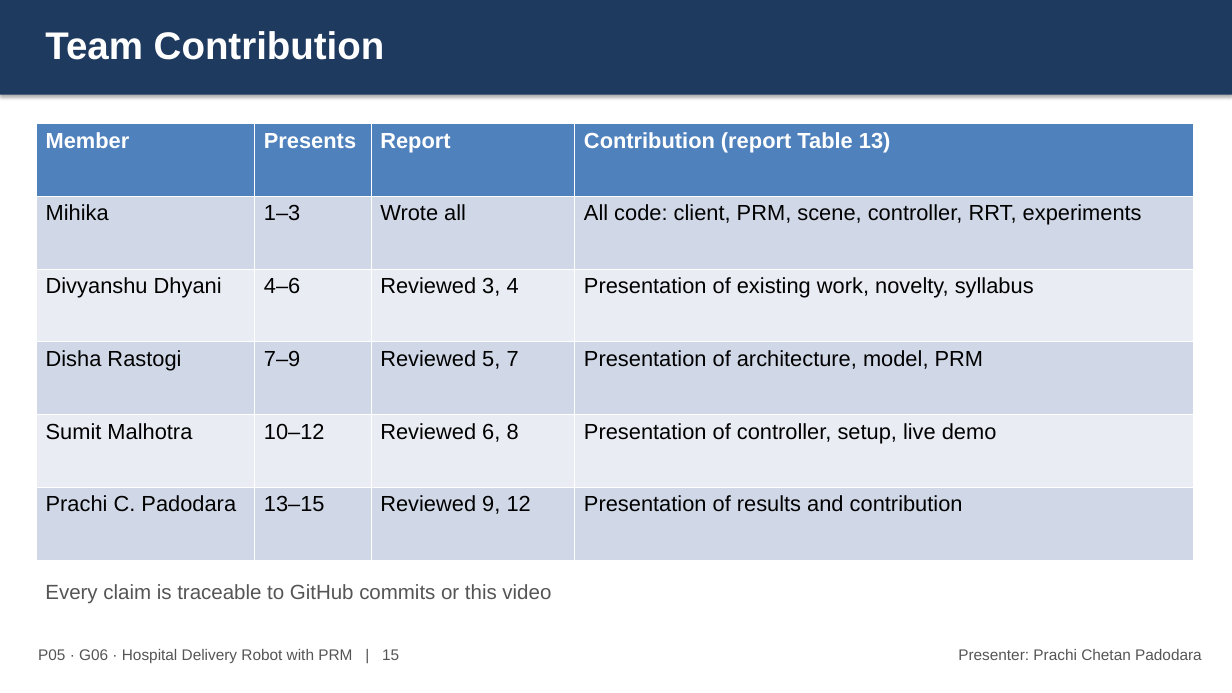
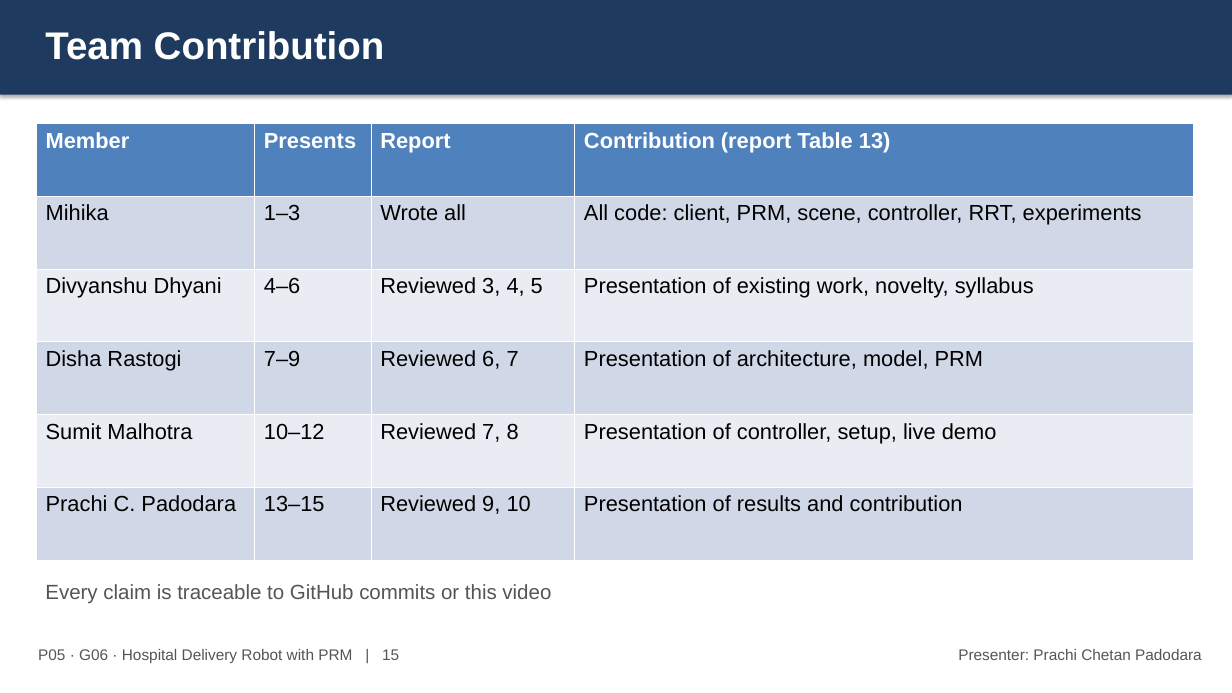
Before and after one commit to MIHIKA06/Hospital-Delivery-Robot-with-Probabilistic-Roadmap-PRM-, a slide deck: slide 15 of docs/slides/AISR_P05_G06_Slides.pptx. Drawn at 1232x693 pixels with LibreOffice and Linux fonts; fonts in the diff are those of the drawing. Boxes give left, top, right and bottom in pixels: in the first picture for what was removed or moved away, otherwise in the second. Text is boxed around its words. In the diff, an @@ line names an element or a change of style, - is before the commit and + after.

Commit message:
Align each member's report sections with the slides they presented

```diff
--- a/docs/slides/AISR_P05_G06_Slides.pptx
+++ b/docs/slides/AISR_P05_G06_Slides.pptx
@@ table at <box>36,124,1192,560</box> @@
-row 3, column 3: Reviewed 3, 4
+row 3, column 3: Reviewed 3, 4, 5
-row 4, column 3: Reviewed 5, 7
+row 4, column 3: Reviewed 6, 7
-row 5, column 3: Reviewed 6, 8
+row 5, column 3: Reviewed 7, 8
-row 6, column 3: Reviewed 9, 12
+row 6, column 3: Reviewed 9, 10
```
Also in this commit, not shown: 5 other files.
